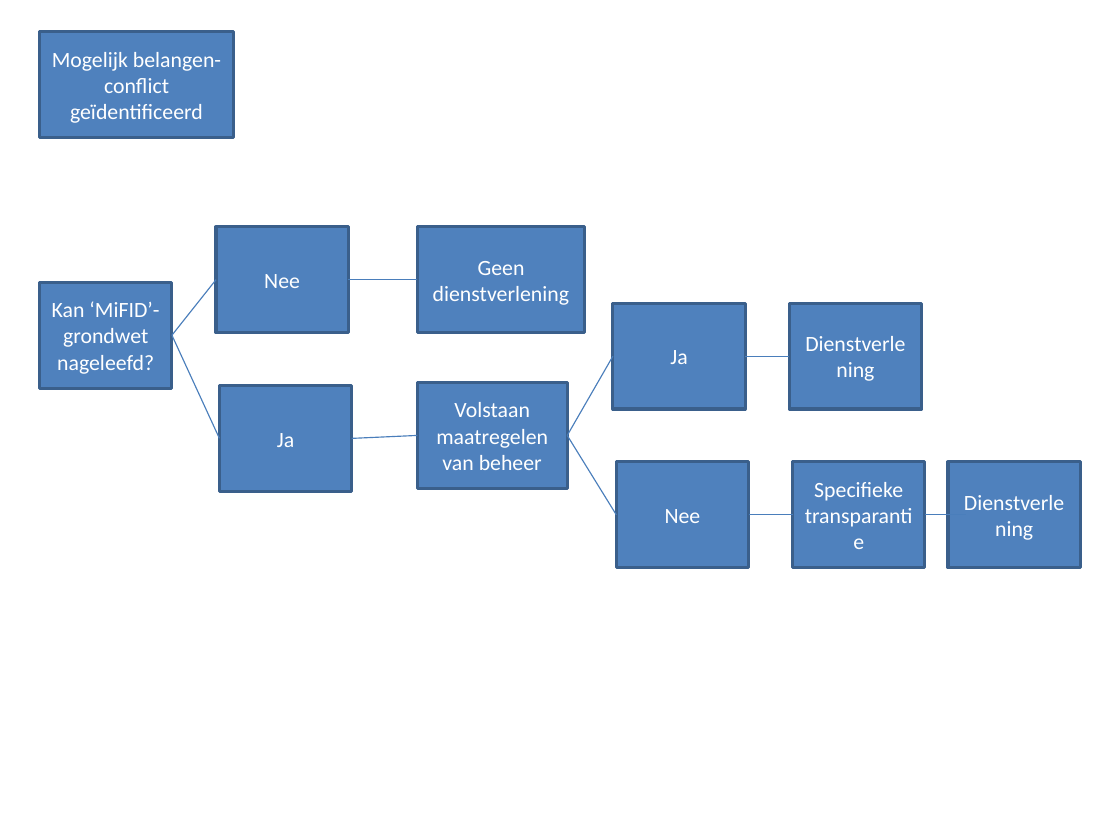
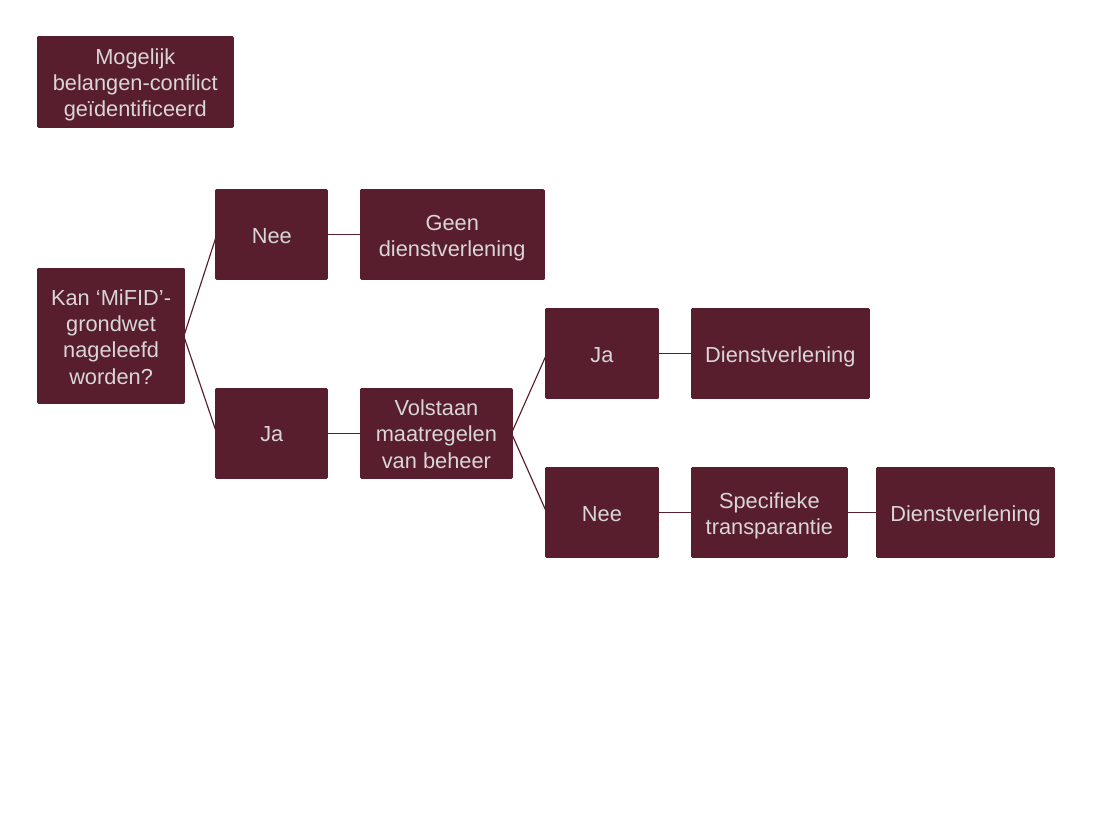
Before and after one commit to topconsult/topconsult.github.com, a slide deck: slide 1 of belangenconflict_procedure.pptx. Drawn at 1120x840 pixels with LibreOffice and Linux fonts; fonts in the diff are those of the drawing. Boxes give left, top, right and bottom in pixels: in the first picture for what was removed or moved away, otherwise in the second. Text is boxed around its words. In the diff, an @@ line names an element or a change of style, - is before the commit and + after.

Commit message:
Belangenconflict procedure chart

```diff
--- a/belangenconflict_procedure.pptx
+++ b/belangenconflict_procedure.pptx
@@ rectangle "Mogelijk belangen-conflict geïdentificeerd": place and size @@
-rectangle "Mogelijk belangen-conflict geïdentificeerd" at (39,32,233,138)
+rectangle "Mogelijk belangen-conflict geïdentificeerd" at (38,38,232,127)
@@ rectangle "Nee": place and size @@
-rectangle "Nee" at (216,227,348,333)
+rectangle "Nee" at (217,190,327,279)
@@ font Calibri to Arial, text colour #FFFFFF to #D8D6D8; fill #4F81BD to #581E2D; outline #3A5F8C 2 pt to #581E2D 2 pt in 10 elements at (38,38,232,127), (217,389,327,477), (362,389,512,477), (878,468,1054,557), (217,190,327,279), (547,310,656,399), (547,468,656,557), (692,468,847,557), (692,310,868,399), (362,190,543,279) @@
@@ rectangle "Geen dienstverlening": place and size @@
-rectangle "Geen dienstverlening" at (418,227,586,333)
+rectangle "Geen dienstverlening" at (362,190,543,279)
@@ line moved from (172, 335) - (216, 280) to (184, 336) - (217, 235) @@
@@ line (184, 336) - (217, 235): stroke #4B7EBC 0.75 pt to #581E2D 0.75 pt @@
@@ line moved from (348, 280) - (418, 280) to (327, 235) - (362, 235) @@
@@ line (327, 235) - (362, 235): stroke #4B7EBC 0.75 pt to #581E2D 0.75 pt @@
@@ rectangle "Kan ‘MiFID’-grondwet nageleefd worden?": place and size @@
-rectangle "Kan ‘MiFID’-grondwet nageleefd worden?" at (39,282,171,388)
+rectangle "Kan ‘MiFID’-grondwet nageleefd worden?" at (38,270,184,402)
@@ rectangle "Kan ‘MiFID’-grondwet nageleefd worden?" at (38,270,184,402): fill #4F81BD to #581E2D; outline #3A5F8C 2 pt to #581E2D 2 pt @@
@@ text in rectangle at (51,289,171,384): text changed; font Calibri to Arial; text colour #FFFFFF to #D8D6D8 @@
-Kan ‘MiFID’-grondwet nageleefd?
+Kan ‘MiFID’-grondwet nageleefd worden?
@@ rectangle "Ja": place and size @@
-rectangle "Ja" at (613,304,745,409)
+rectangle "Ja" at (547,310,656,399)
@@ rectangle "Dienstverlening": place and size @@
-rectangle "Dienstverlening" at (790,304,922,409)
+rectangle "Dienstverlening" at (692,310,868,399)
@@ line moved from (172, 335) - (220, 438) to (184, 336) - (217, 433) @@
@@ line (184, 336) - (217, 433): stroke #4B7EBC 0.75 pt to #581E2D 0.75 pt @@
@@ line moved from (567, 436) - (613, 356) to (512, 433) - (547, 354) @@
@@ line (512, 433) - (547, 354): stroke #4B7EBC 0.75 pt to #581E2D 0.75 pt @@
@@ line moved from (745, 356) - (790, 356) to (657, 354) - (692, 354) @@
@@ line (657, 354) - (692, 354): stroke #4B7EBC 0.75 pt to #581E2D 0.75 pt @@
@@ rectangle "Ja": place and size @@
-rectangle "Ja" at (220,385,352,491)
+rectangle "Ja" at (217,389,327,477)
@@ rectangle "Volstaan maatregelen van beheer": place and size @@
-rectangle "Volstaan maatregelen van beheer" at (418,383,568,488)
+rectangle "Volstaan maatregelen van beheer" at (362,389,512,477)
@@ line moved from (352, 438) - (418, 436) to (327, 433) - (362, 433) @@
@@ line (327, 433) - (362, 433): stroke #4B7EBC 0.75 pt to #581E2D 0.75 pt @@
@@ line moved from (567, 436) - (616, 515) to (512, 433) - (547, 513) @@
@@ line (512, 433) - (547, 513): stroke #4B7EBC 0.75 pt to #581E2D 0.75 pt @@
@@ rectangle "Nee": place and size @@
-rectangle "Nee" at (616,461,748,567)
+rectangle "Nee" at (547,468,656,557)
@@ rectangle "Specifieke transparantie": place and size @@
-rectangle "Specifieke transparantie" at (793,461,925,567)
+rectangle "Specifieke transparantie" at (692,468,847,557)
@@ rectangle "Dienstverlening": place and size @@
-rectangle "Dienstverlening" at (948,461,1080,567)
+rectangle "Dienstverlening" at (878,468,1054,557)
@@ line moved from (748, 515) - (793, 515) to (657, 513) - (692, 513) @@
@@ line (657, 513) - (692, 513): stroke #4B7EBC 0.75 pt to #581E2D 0.75 pt @@
@@ line moved from (925, 515) - (965, 515) to (847, 513) - (878, 513) @@
@@ line (847, 513) - (878, 513): stroke #4B7EBC 0.75 pt to #581E2D 0.75 pt @@
```
Also in this commit, not shown: 2 other files.
